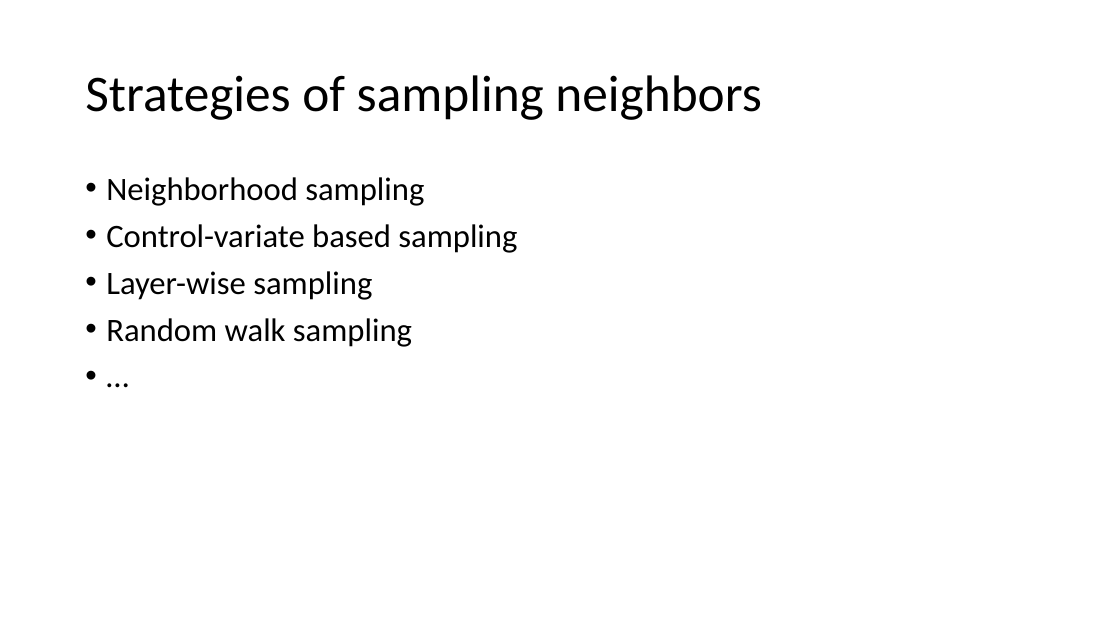
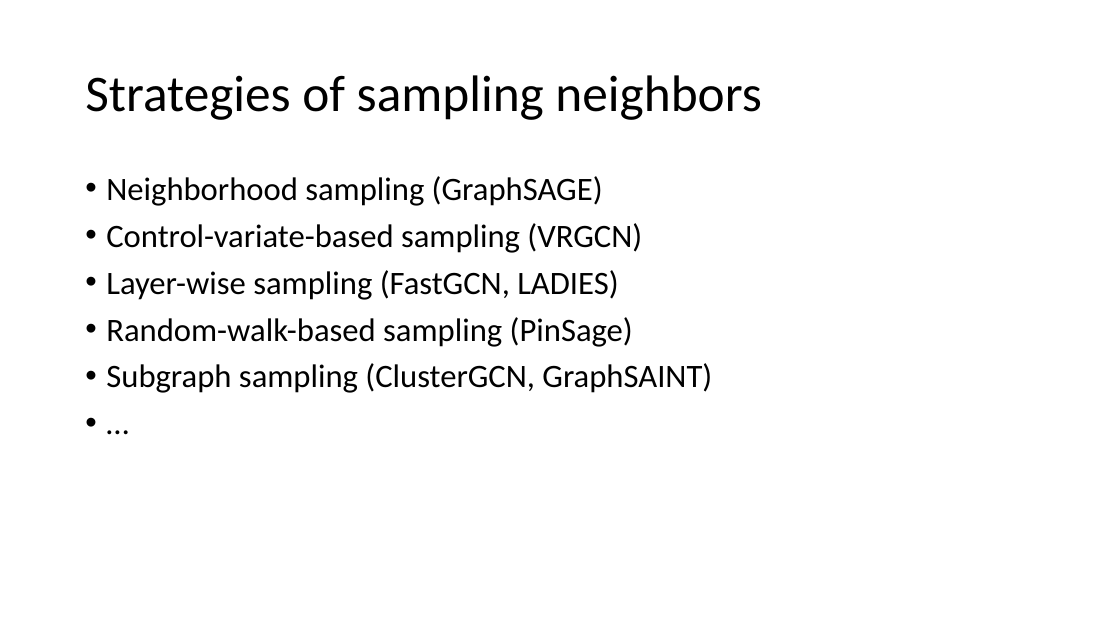
Before and after one commit to dglai/WWW20-Hands-on-Tutorial, a slide deck: slide 18 of large_graphs/sampling.pptx (slide 17 before the commit). Drawn at 1120x630 pixels with LibreOffice and Linux fonts; fonts in the diff are those of the drawing. Boxes give left, top, right and bottom in pixels: in the first picture for what was removed or moved away, otherwise in the second. Text is boxed around its words. In the diff, an @@ line names an element or a change of style, - is before the commit and + after.

```diff
--- a/large_graphs/sampling.pptx
+++ b/large_graphs/sampling.pptx
@@ text at [106,176,712,393]: text changed @@
-• Neighborhood sampling
-• Control-variate based sampling
-• Layer-wise sampling
-• Random walk sampling
+• Neighborhood sampling (GraphSAGE)
+• Control-variate-based sampling (VRGCN)
+• Layer-wise sampling (FastGCN, LADIES)
+• Random-walk-based sampling (PinSage)
+• Subgraph sampling (ClusterGCN, GraphSAINT)
```
Also in this commit, not shown: 3 other slides changed, 1 slide added, 10 slides removed, 2 other files.
